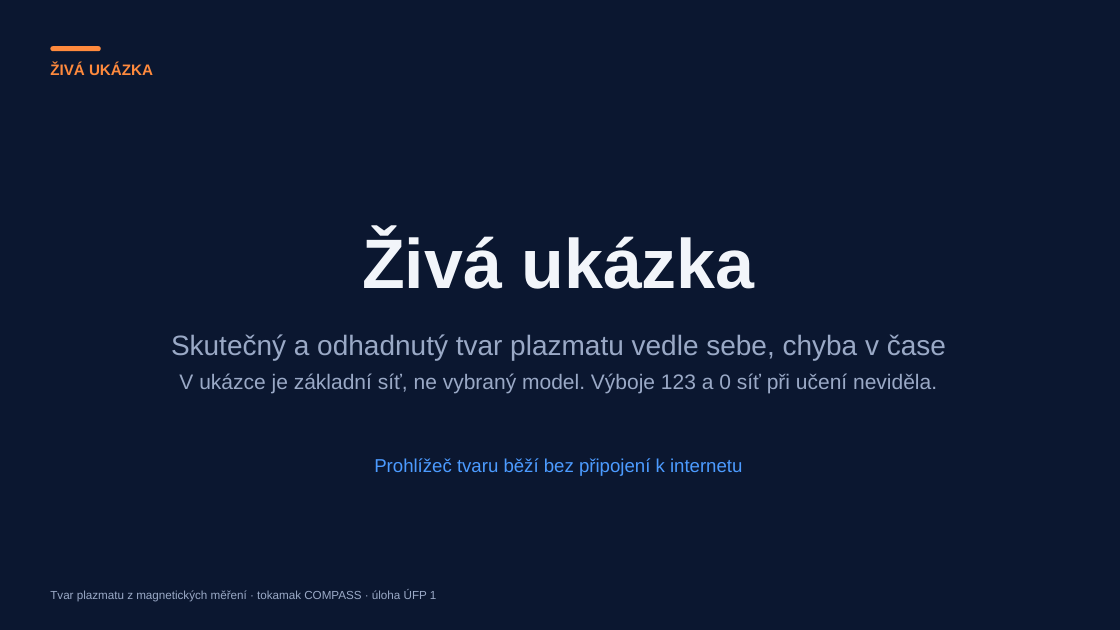
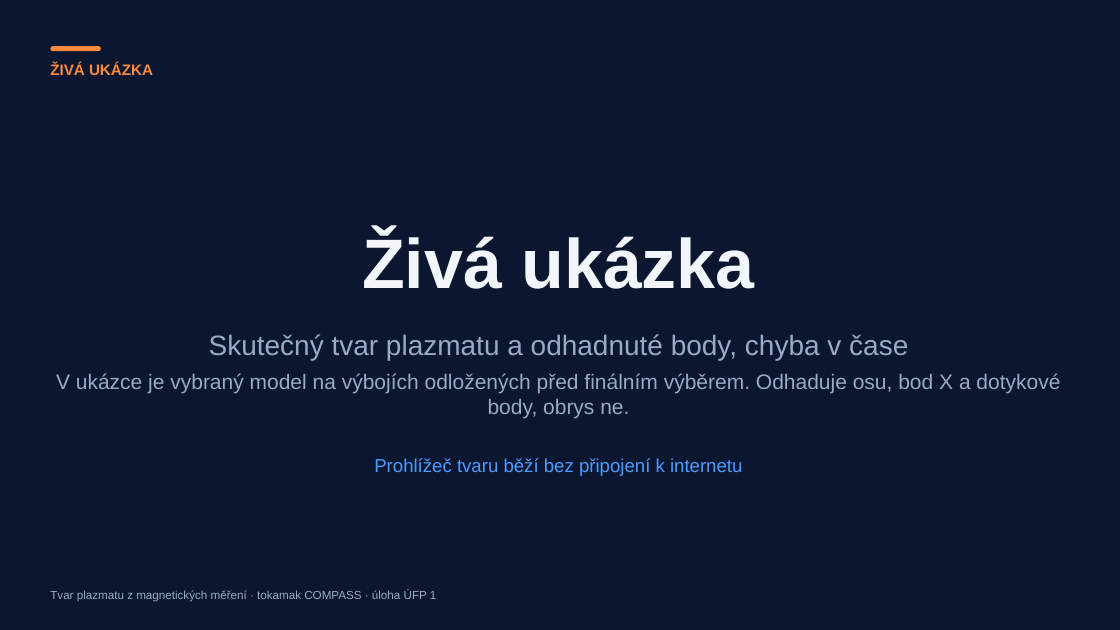
Before and after one commit to mschiller890/hackathon, a slide deck: slide 9 of presentation/deck/slides.pptx. Drawn at 1120x630 pixels with LibreOffice and Linux fonts; fonts in the diff are those of the drawing. Boxes give left, top, right and bottom in pixels: in the first picture for what was removed or moved away, otherwise in the second. Text is boxed around its words. In the diff, an @@ line names an element or a change of style, - is before the commit and + after.

```diff
--- a/presentation/deck/slides.pptx
+++ b/presentation/deck/slides.pptx
@@ text at bbox=[56, 334, 1060, 419]: text changed @@
-Skutečný a odhadnutý tvar plazmatu vedle sebe, chyba v čase
-V ukázce je základní síť, ne vybraný model. Výboje 123 a 0 síť při učení neviděla.
+Skutečný tvar plazmatu a odhadnuté body, chyba v čase
+V ukázce je vybraný model na výbojích odložených před finálním výběrem. Odhaduje osu, bod X a dotykové body, obrys ne.
```
Also in this commit, not shown: 1 other slide changed, 1 other file.
